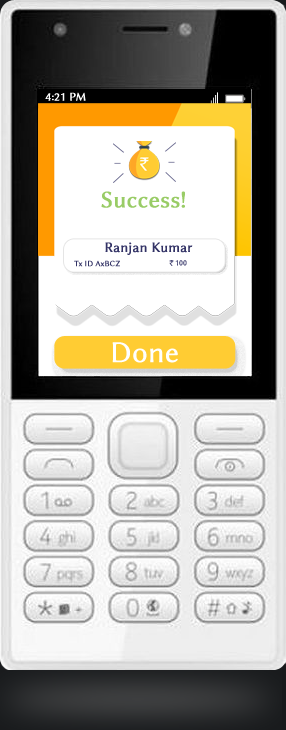
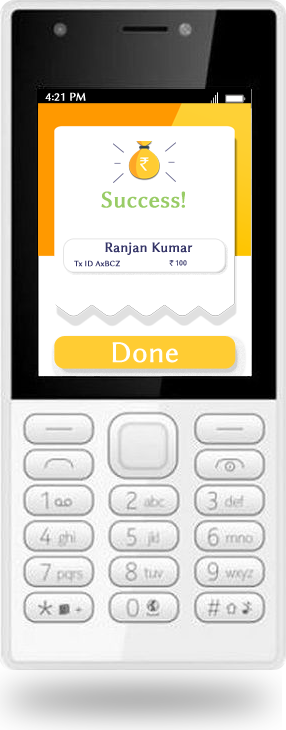
Before/after of a 286 × 730 layered artwork. What changed in the layer stack:
hid "Shape 2" over (x1=0, y1=0, x2=286, y2=730)
hid "Layer 0" over (x1=0, y1=0, x2=286, y2=730)
